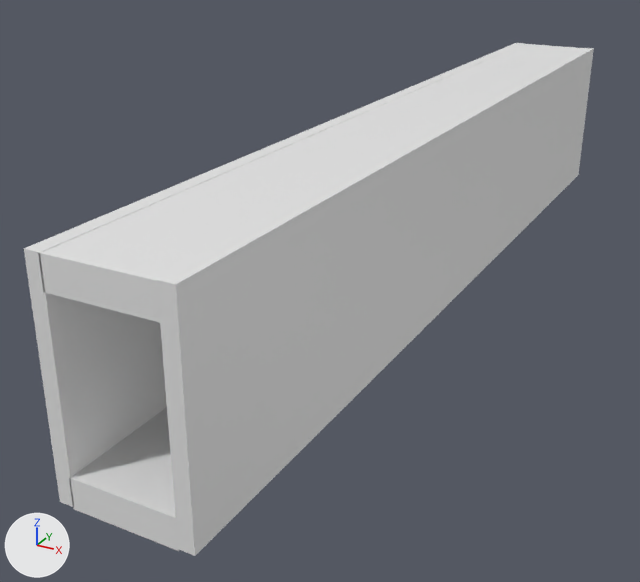
What one commit did to the glTF model public/models/dummyalley/dummyalley.gltf.
Before and after are seen from a 50 mm camera at (21.3, -62.5, 14.9) aimed at (-5.8, -13.1, -9.8). Lighting does not change. The marker at lower left points along +X, +Y and +Z. Where no turn or scale is listed for an object, it has been applied to the vertices.

In view in the first picture: 'Ceiling', 'Floor', 'L Wall', 'R Wall'.
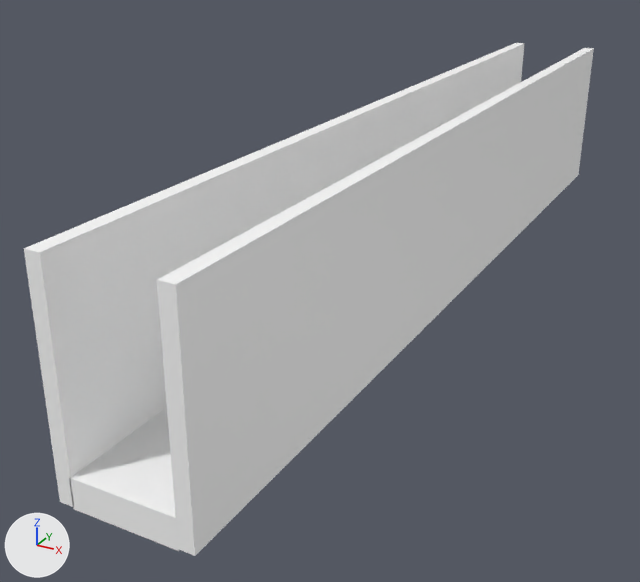
Changed parts and their boxes [x1, y1, x2, y2] in the pictures (640 x 582 px):
'L Wall', recoloured: [157, 48, 594, 556] in both
'R Wall', recoloured: [24, 43, 525, 507] in both
'Ceiling', deleted: before [38, 44, 583, 323]
'Floor', recoloured: [69, 407, 179, 551] in both

The change, as a list of edits to the scene's bpy script:
```text
Add mat_material_003:
    mat_material_003 = principled_material('Material.003')
    mat_material_003.base_color = (1.0, 1.0, 1.0)  # white #ffffff
Add mat_material_002:
    mat_material_002 = principled_material('Material.002')
    mat_material_002.base_color = (1.0, 1.0, 1.0)  # white #ffffff
Add mat_material_001:
    mat_material_001 = principled_material('Material.001')
    mat_material_001.base_color = (1.0, 1.0, 1.0)  # white #ffffff
Change me_cube_001:
    where me_cube_001.from_pydata(...)  # 8 vertices, 12 faces; spans x -2.9..2.9, y -31.9..31.9, z -0.8..0.8
    add me_cube_001.materials.append(mat_material_001)  # white #ffffff
Change me_cube_003:
    where me_cube_003.from_pydata(...)  # 8 vertices, 12 faces; spans x -0.4..0.4, y -31.9..31.9, z -6.1..6.1
    add me_cube_003.materials.append(mat_material_003)  # white #ffffff
Change me_cube_004:
    where me_cube_004.from_pydata(...)  # 8 vertices, 12 faces; spans x -0.4..0.4, y -31.9..31.9, z -6.1..6.1
    add me_cube_004.materials.append(mat_material_002)  # white #ffffff
Remove ob_ceiling:
    ob_ceiling = bpy.data.objects.new('Ceiling', me_cube_002)
    ob_ceiling.location = (-1.08, -7.49, 1.43)
```
